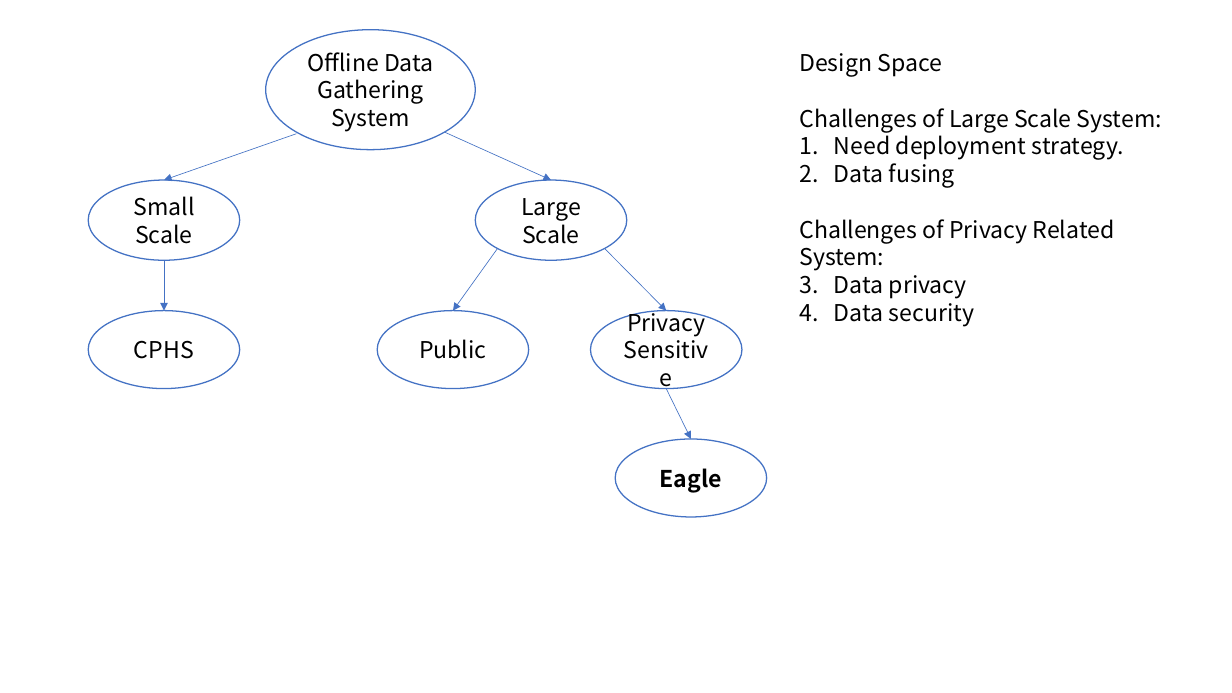
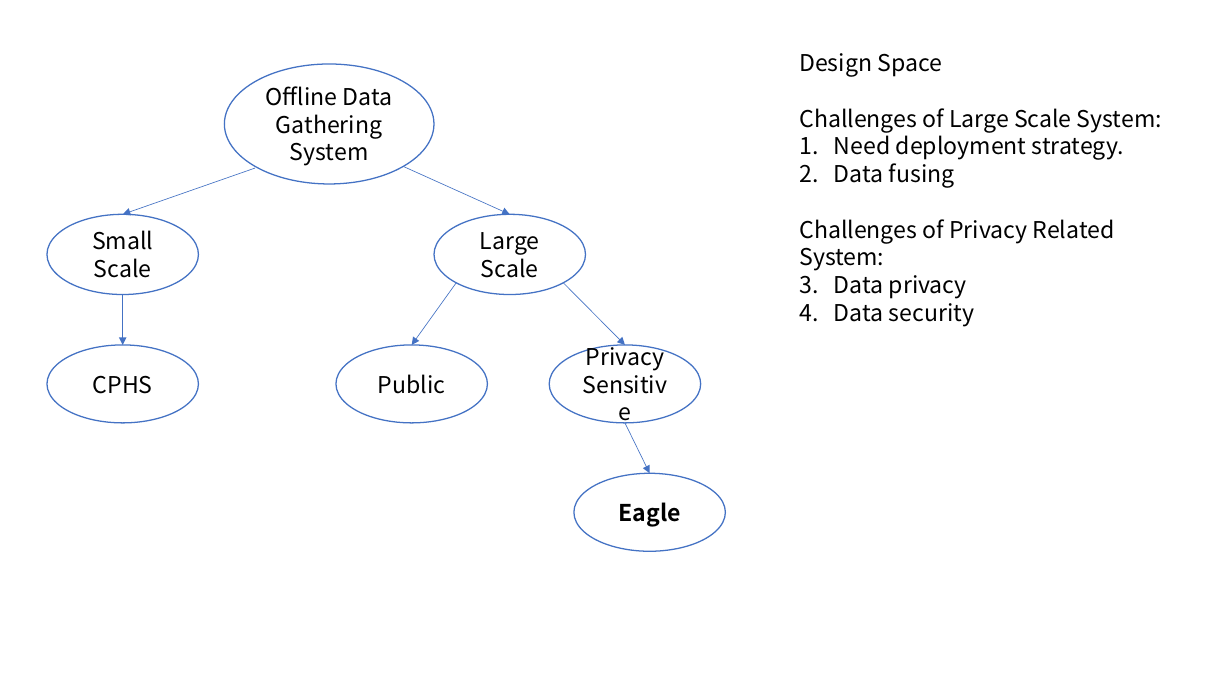
Before and after one commit to dymodi/dymodi.github.io, a slide deck: slide 2 of Research/Paper/Eagle/Figures.pptx. Drawn at 1232x693 pixels with LibreOffice and Linux fonts; fonts in the diff are those of the drawing. Boxes give left, top, right and bottom in pixels: in the first picture for what was removed or moved away, otherwise in the second. Text is boxed around its words. In the diff, an @@ line names an element or a change of style, - is before the commit and + after.

```diff
--- a/Research/Paper/Eagle/Figures.pptx
+++ b/Research/Paper/Eagle/Figures.pptx
@@ 7 ellipses, 6 arrows: place and size @@
-7 ellipses, 6 arrows at (89, 30, 767, 517)
+7 ellipses, 6 arrows at (47, 64, 726, 551)
```
Also in this commit, not shown: 2 slides added, 1 slide removed, 1 other file.
